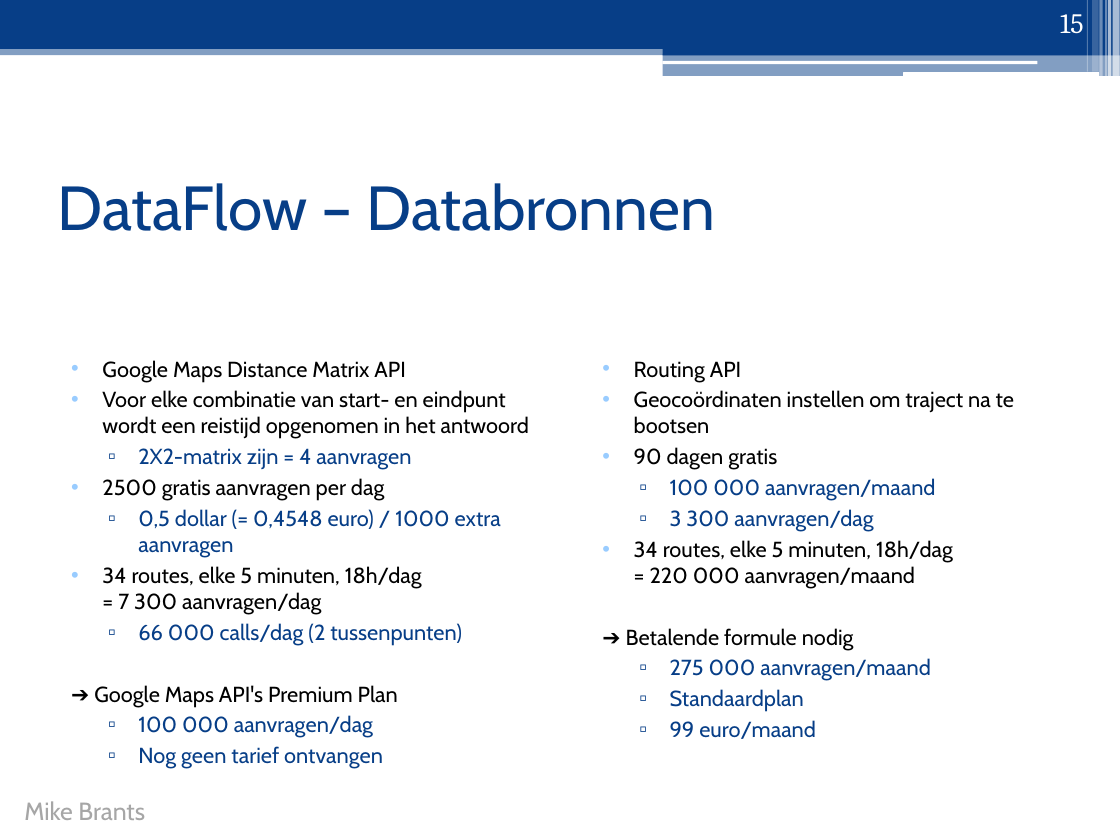
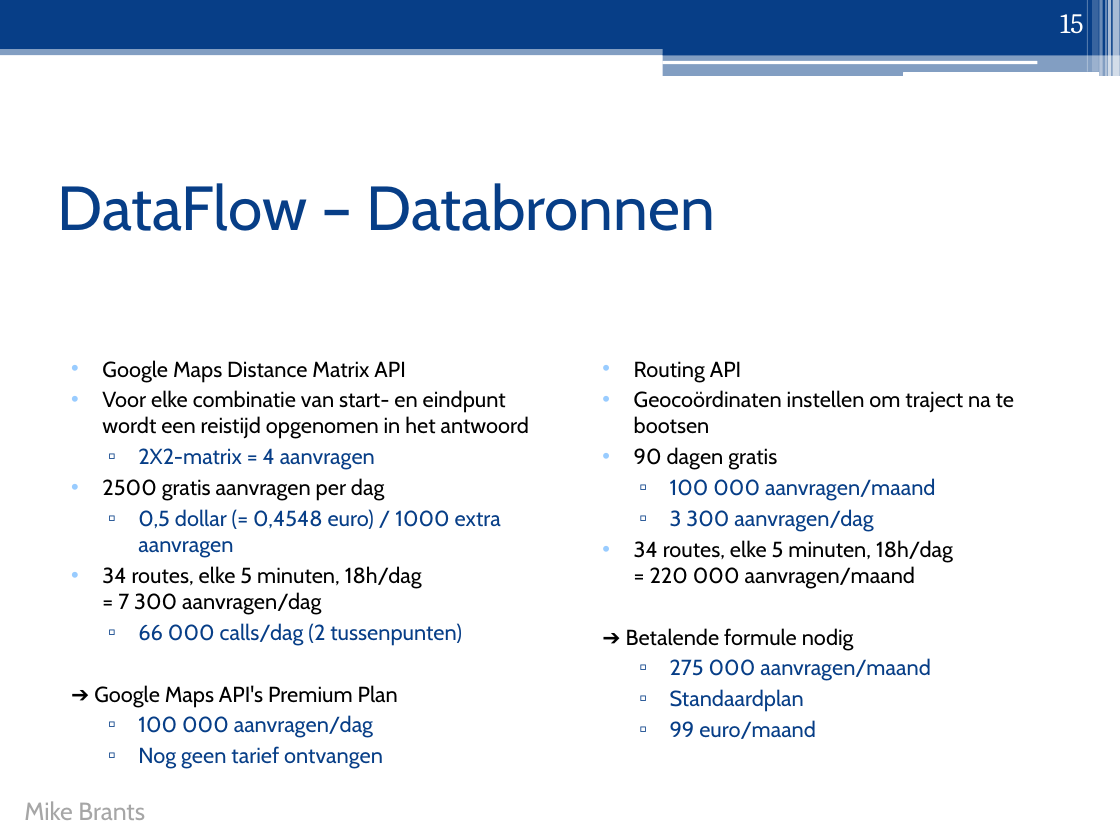
Before and after one commit to ghentlivinglab/Traffic-Travel-Time-Analyzer-2, a slide deck: slide 15 of Analyse/Presentatie/Sprint1.pptx. Drawn at 1120x840 pixels with LibreOffice and Linux fonts; fonts in the diff are those of the drawing. Boxes give left, top, right and bottom in pixels: in the first picture for what was removed or moved away, otherwise in the second. Text is boxed around its words. In the diff, an @@ line names an element or a change of style, - is before the commit and + after.

```diff
--- a/Analyse/Presentatie/Sprint1.pptx
+++ b/Analyse/Presentatie/Sprint1.pptx
@@ text at [138, 448, 375, 470]: text changed @@
-  ▫ 2X2-matrix zijn = 4 aanvragen
+  ▫ 2X2-matrix = 4 aanvragen
```
Also in this commit, not shown: 3 other files.
